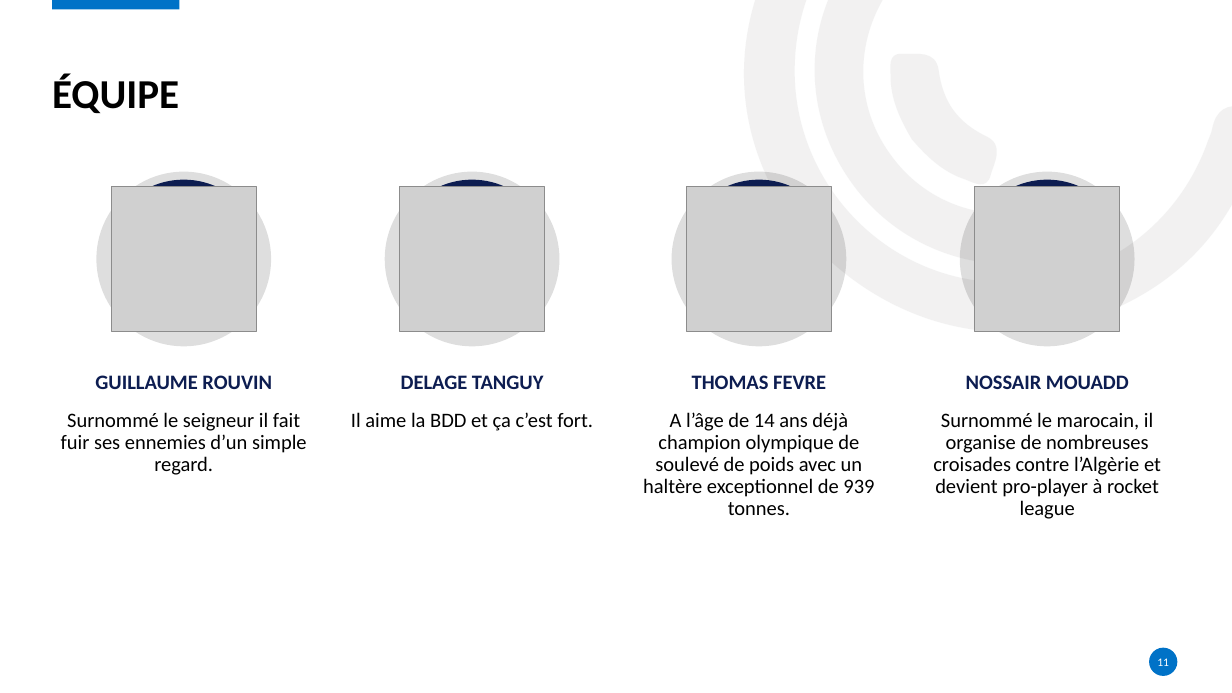
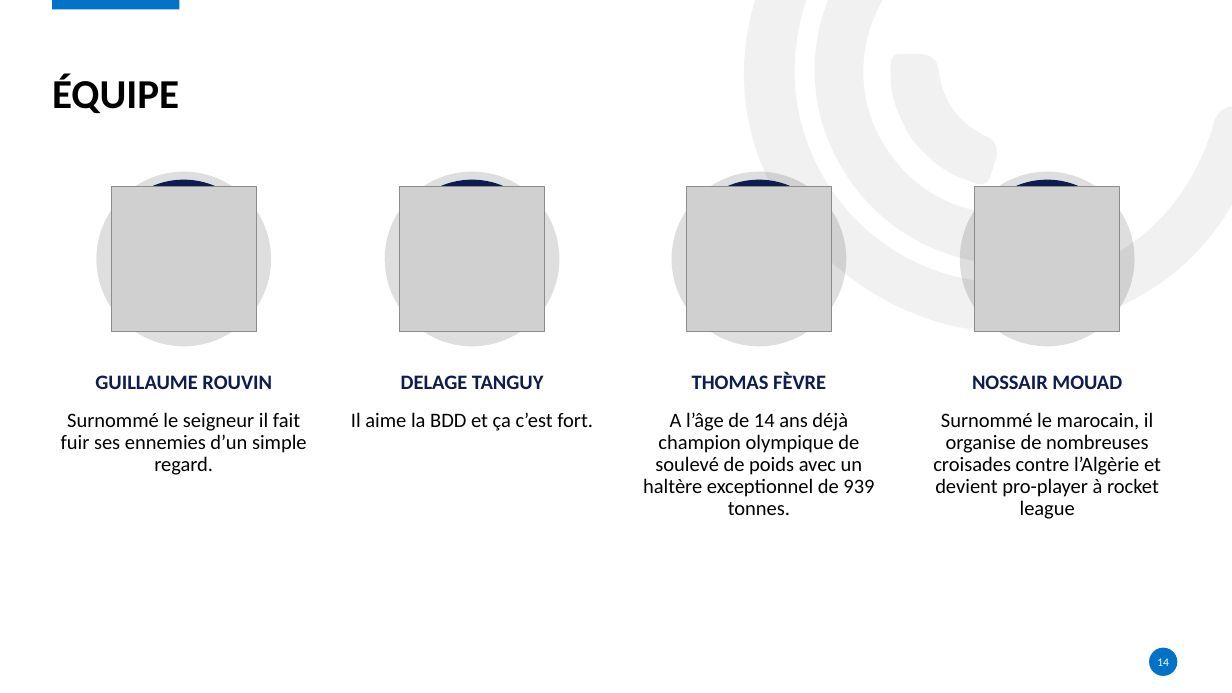
Before and after one commit to Skane-Gahi/POO_Project, a slide deck: slide 14 of Soutenance_Projet_POO.pptx (slide 11 before the commit). Drawn at 1232x693 pixels with LibreOffice and Linux fonts; fonts in the diff are those of the drawing; grey boxes stand for pictures; background and template pictures are left out. Boxes give left, top, right and bottom in pixels: in the first picture for what was removed or moved away, otherwise in the second. Text is boxed around its words. In the diff, an @@ line names an element or a change of style, - is before the commit and + after.

```diff
--- a/Soutenance_Projet_POO.pptx
+++ b/Soutenance_Projet_POO.pptx
@@ text at (692, 372, 826, 389): text changed @@
-THOMAS FEVRE
+THOMAS FÈVRE
@@ text at (972, 375, 1122, 389): text changed @@
-NOSSAIR MOUADD
+NOSSAIR MOUAD
@@ page number at (1157, 658, 1169, 666): text changed @@
-11
+14
```
Also in this commit, not shown: 3 other slides changed, 3 slides added, 2 slides removed, 36 other files.
